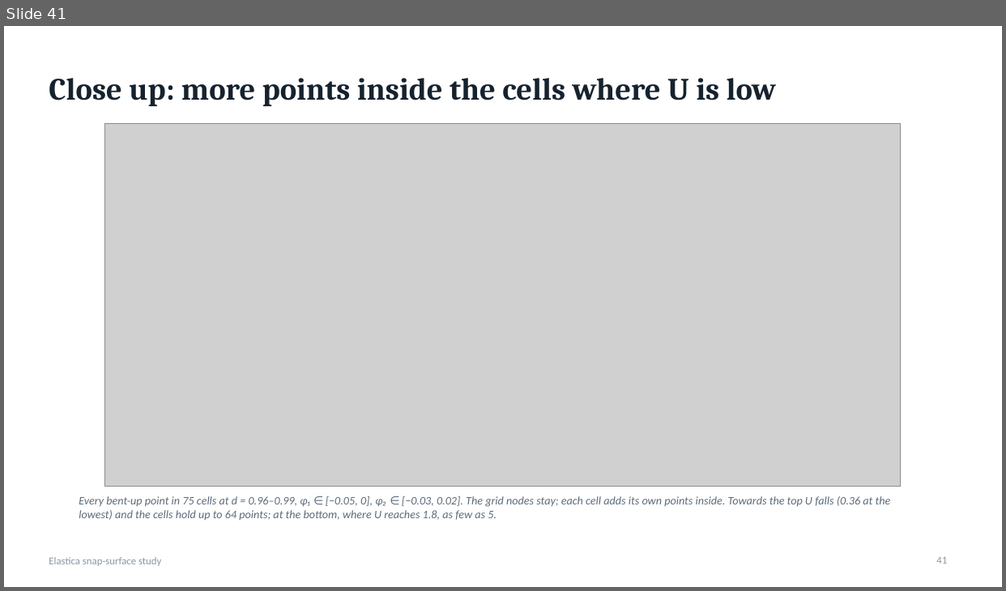
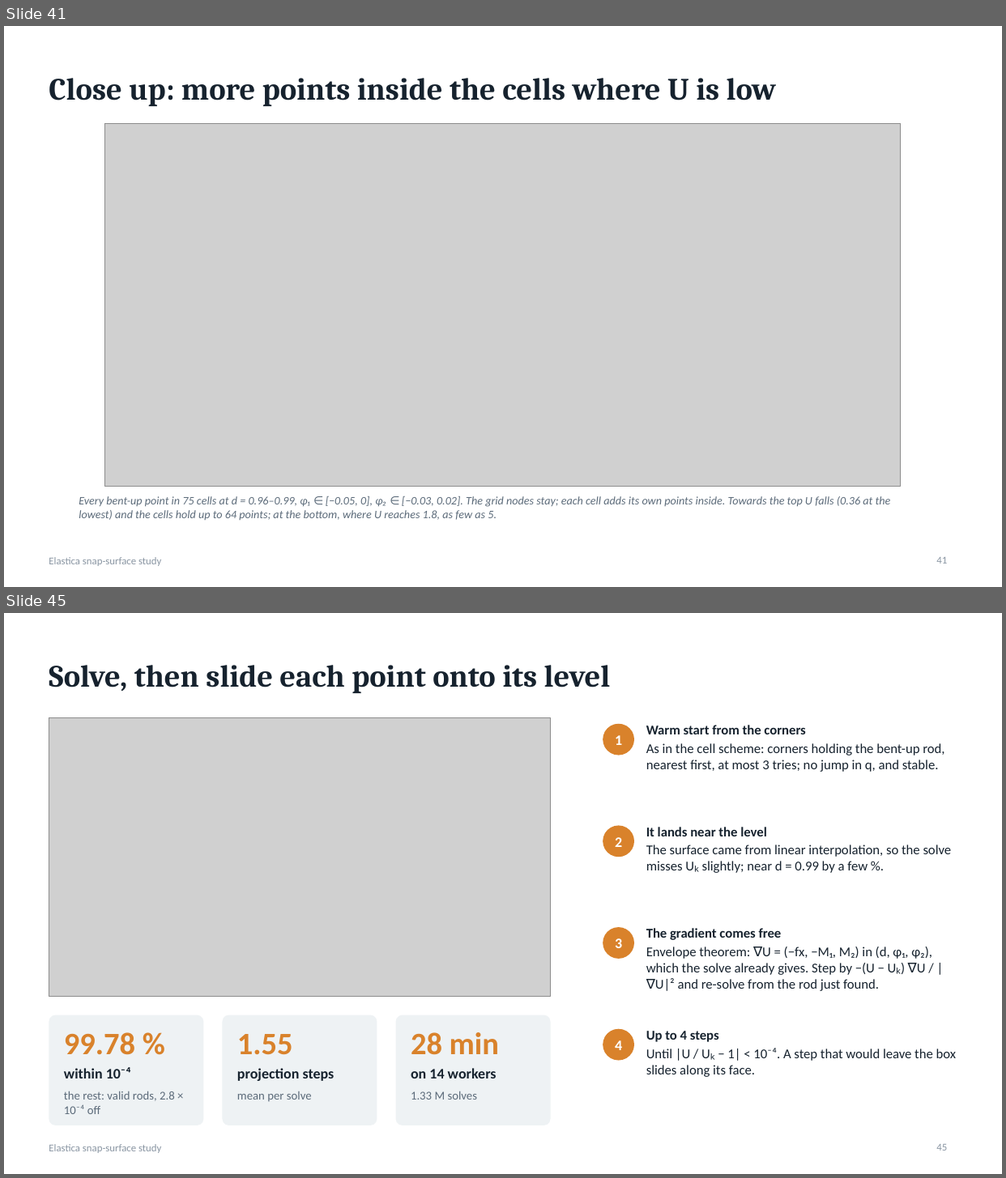
Before and after one commit to grraxx/elastica, a slide deck: presentation/elastica_snap_surface.pptx. Shown one above the other, each under a label of ours: slide 41 before the commit, slides 41 and 45 after it; the slides between them are not shown. The pictures are 1006x591 and 1006x1178 pixels, drawn with LibreOffice and Linux fonts; fonts in the diff are those of the drawing; grey boxes stand for pictures. Boxes give left, top, right and bottom in pixels: in the first picture for what was removed or moved away, otherwise in the second. Text is boxed around its words. In the diff, an @@ line names an element or a change of style, - is before the commit and + after.

```diff
--- a/presentation/elastica_snap_surface.pptx
+++ b/presentation/elastica_snap_surface.pptx
@@ slide 45 added at box(4, 613, 1002, 1174), background #FFFFFF; not listed: 1 template element that a slide beside it also shows @@
@@ title added at box(49, 665, 611, 693), 30 pt, text #16222E, bold @@
+Solve, then slide each point onto its level
@@ picture added at box(49, 717, 551, 996) @@
@@ ellipse added at box(603, 724, 634, 756), fill #D9822B, 14 pt, text #FFFFFF, bold @@
+1
@@ text added at box(646, 725, 944, 772), 13 pt, text #16222E @@
+Warm start from the corners
+As in the cell scheme: corners holding the bent-up rod, nearest first, at most 3 tries; no jump in q, and stable.
@@ ellipse added at box(603, 825, 634, 857), fill #D9822B, 14 pt, text #FFFFFF, bold @@
+2
@@ text added at box(646, 827, 952, 873), 13 pt, text #16222E @@
+It lands near the level
+The surface came from linear interpolation, so the solve misses Uₖ slightly; near d = 0.99 by a few %.
@@ ellipse added at box(603, 927, 634, 959), fill #D9822B, 14 pt, text #FFFFFF, bold @@
+3
@@ text added at box(646, 928, 932, 991), 13 pt, text #16222E @@
+The gradient comes free
+Envelope theorem: ∇U = (−fx, −M₁, M₂) in (d, φ₁, φ₂), which the solve already gives. Step by −(U − Uₖ) ∇U / |∇U|² and re-solve from the rod just found.
@@ rounded rectangle added at box(49, 1015, 204, 1126), fill #EEF2F4 @@
@@ rounded rectangle added at box(223, 1015, 377, 1126), fill #EEF2F4 @@
@@ rounded rectangle added at box(395, 1015, 551, 1126), fill #EEF2F4 @@
@@ text added at box(64, 1033, 135, 1055), 30 pt, text #D9822B, bold @@
+99.78 %
@@ text added at box(237, 1034, 293, 1055), 30 pt, text #D9822B, bold @@
+1.55
@@ text added at box(411, 1033, 499, 1055), 30 pt, text #D9822B, bold @@
+28 min
@@ ellipse added at box(603, 1029, 634, 1061), fill #D9822B, 14 pt, text #FFFFFF, bold @@
+4
@@ text added at box(646, 1031, 956, 1077), 13 pt, text #16222E @@
+Up to 4 steps
+Until |U / Uₖ − 1| < 10⁻⁴. A step that would leave the box slides along its face.
@@ text added at box(64, 1067, 131, 1079), 14 pt, text #16222E, bold @@
+within 10⁻⁴
@@ text added at box(237, 1068, 334, 1081), 14 pt, text #16222E, bold @@
+projection steps
@@ text added at box(411, 1068, 496, 1079), 14 pt, text #16222E, bold @@
+on 14 workers
@@ text added at box(64, 1092, 175, 1114), 11.5 pt, text #5C6B7A @@
+the rest: valid rods, 2.8 × 10⁻⁴ off
@@ text added at box(237, 1092, 312, 1102), 11.5 pt, text #5C6B7A @@
+mean per solve
@@ text added at box(411, 1092, 478, 1100), 11.5 pt, text #5C6B7A @@
+1.33 M solves
@@ page number added at box(936, 1144, 947, 1151), 10 pt, text #8A96A3 @@
+45
```
Also in this commit, not shown: 4 other slides added, 7 other files.
